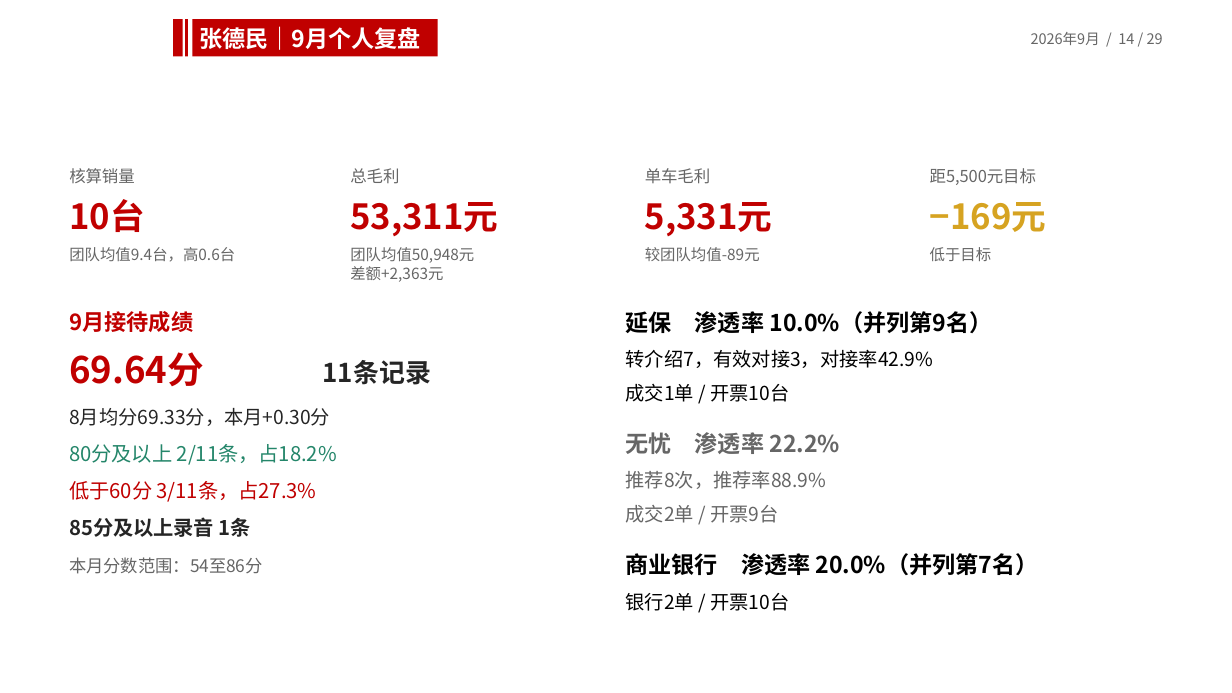
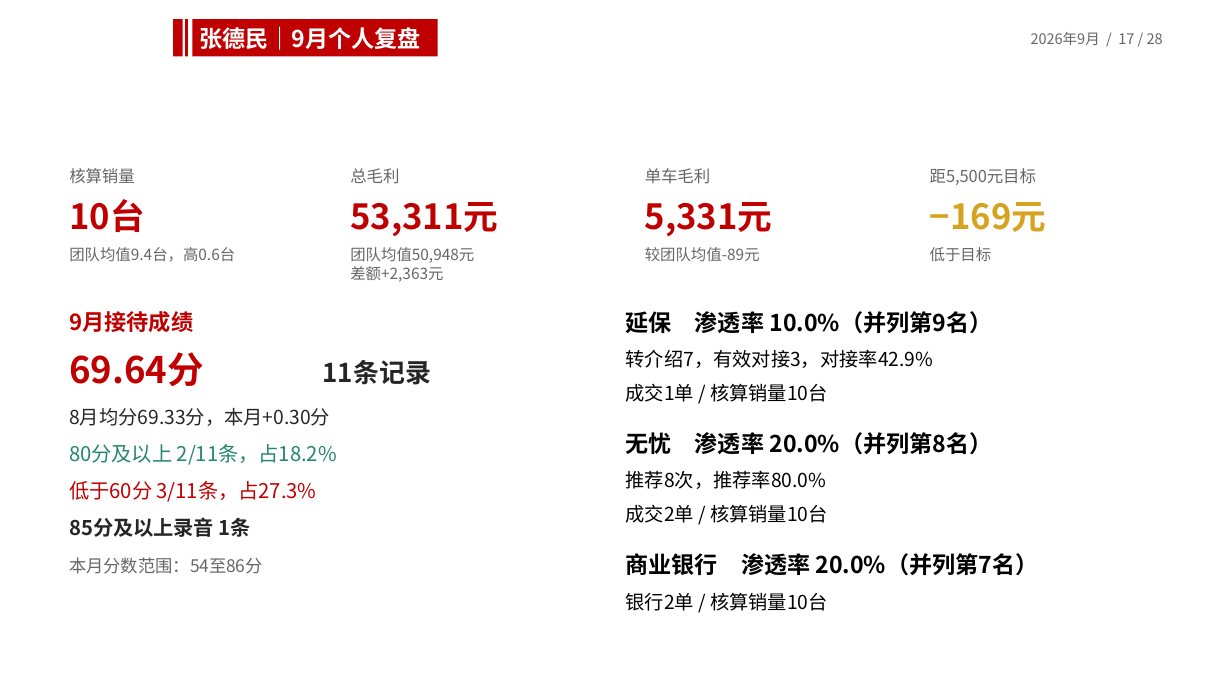
Before and after one commit to 87436173-prog/anfang, a slide deck: slide 17 of artifact-template-sales-monthly-review/assets/reference.pptx (slide 14 before the commit). Drawn at 1232x693 pixels with LibreOffice and Linux fonts; fonts in the diff are those of the drawing; background and template pictures are left out. Boxes give left, top, right and bottom in pixels: in the first picture for what was removed or moved away, otherwise in the second. Text is boxed around its words. In the diff, an @@ line names an element or a change of style, - is before the commit and + after.

```diff
--- a/artifact-template-sales-monthly-review/assets/reference.pptx
+++ b/artifact-template-sales-monthly-review/assets/reference.pptx
@@ text at box(1031, 32, 1163, 45): text changed @@
-2026年9月 / 14 / 29
+2026年9月 / 17 / 28
@@ text at box(626, 383, 828, 402): text changed @@
-成交1单 / 开票10台
+成交1单 / 核算销量10台
@@ text at box(626, 432, 992, 454): text changed; text colour #666666 to #000000 @@
-无忧 渗透率 22.2%
+无忧 渗透率 20.0%（并列第8名）
@@ text at box(626, 470, 827, 489): text changed; text colour #666666 to #000000 @@
-推荐8次，推荐率88.9%
+推荐8次，推荐率80.0%
@@ text at box(626, 504, 828, 523): text changed; text colour #666666 to #000000 @@
-成交2单 / 开票9台
+成交2单 / 核算销量10台
@@ text at box(626, 592, 828, 611): text changed @@
-银行2单 / 开票10台
+银行2单 / 核算销量10台
```
Also in this commit, not shown: 25 other slides changed, 1 slide removed, 5 other files.
